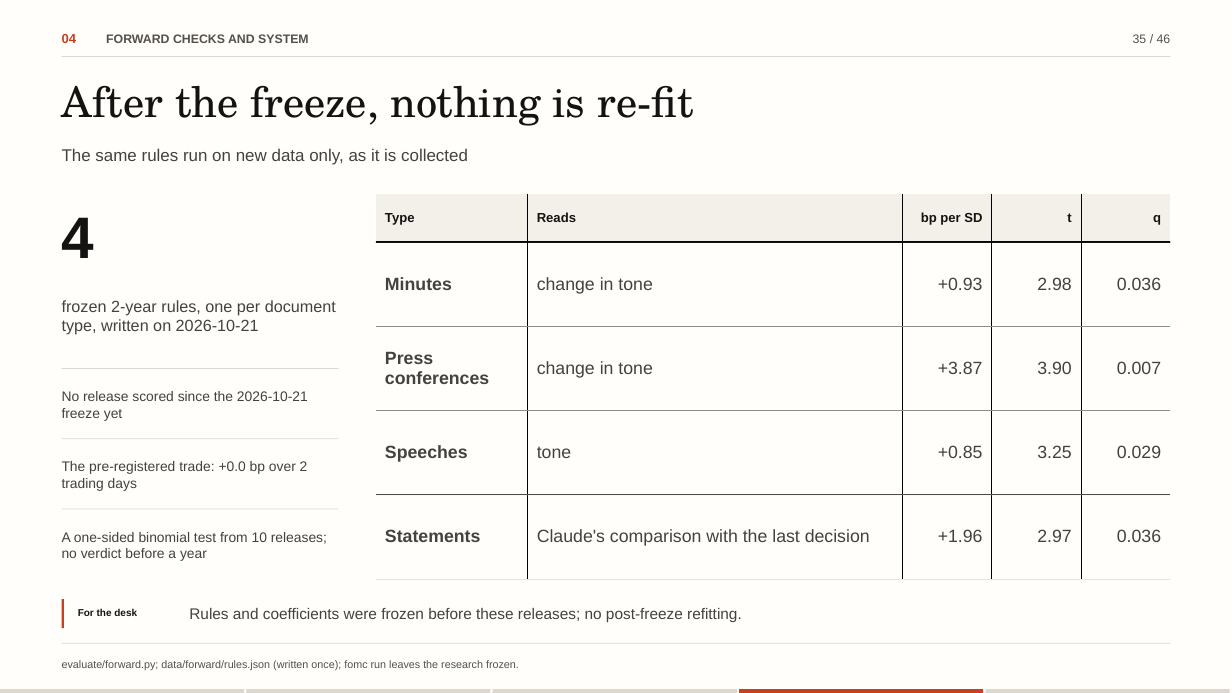
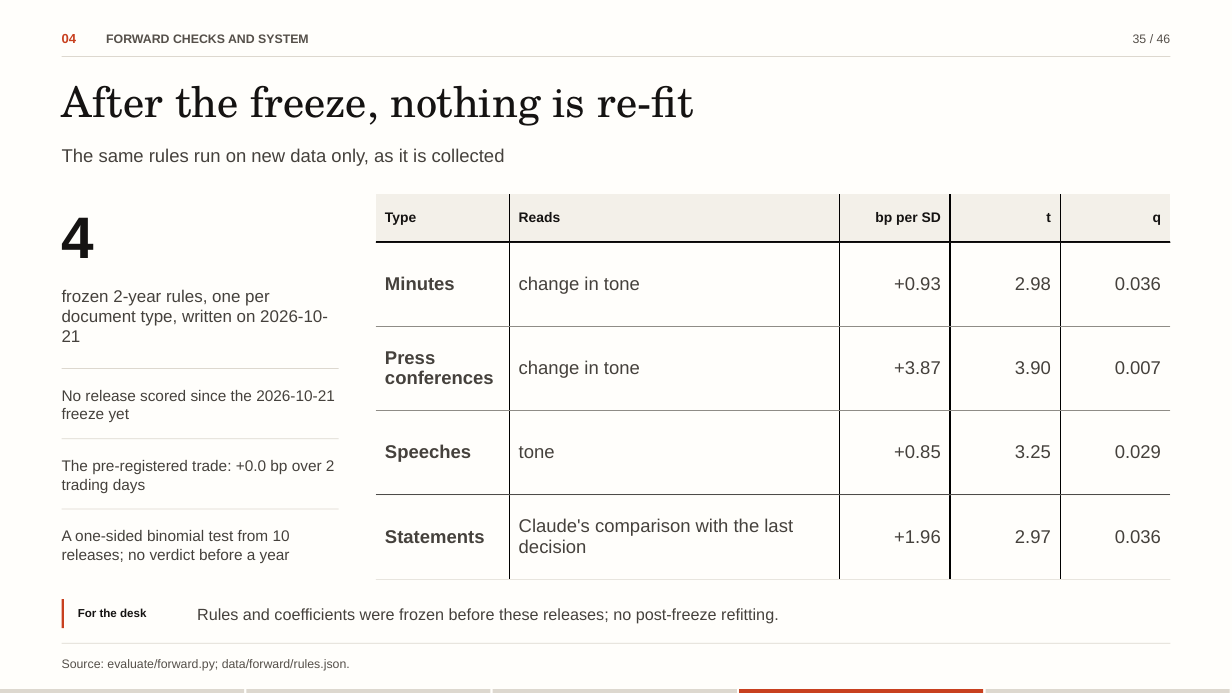
Before and after one commit to flukier1016/fomc-tone-lab, a slide deck: slide 35 of docs/slides/FOMC-Tone-Lab-editable.pptx. Drawn at 1232x693 pixels with LibreOffice and Linux fonts; fonts in the diff are those of the drawing. Boxes give left, top, right and bottom in pixels: in the first picture for what was removed or moved away, otherwise in the second. Text is boxed around its words. In the diff, an @@ line names an element or a change of style, - is before the commit and + after.

Commit message:
Sync with revision 3430cea
The deck now names the public repository on its first and last slides, keeps one-line source footers and a list-style contents page; the write-up is set in the course homework style with references at the end; SUBMISSION.md is a short guide for graders.

```diff
--- a/docs/slides/FOMC-Tone-Lab-editable.pptx
+++ b/docs/slides/FOMC-Tone-Lab-editable.pptx
@@ text "The same rules run on ..." at <box>62,148,505,166</box>: size 13.2 to 14.4 pt @@
@@ table at <box>376,194,1171,579</box> @@
@@ size 10.2 to 10.8 pt in "Type", "Reads", "bp per SD", "t" and 1 more places @@
@@ size 13.8 to 14.4 pt @@
@@ text "frozen 2-year rules, one per ..." at <box>62,289,328,342</box>: size 12.6 to 13.2 pt @@
@@ size 10.8 to 12 pt in 3 elements at <box>62,390,335,422</box>, <box>62,460,335,493</box>, <box>62,530,290,563</box> @@
@@ text "For the desk" at <box>78,608,146,617</box>: size 7.8 to 9 pt @@
@@ text "Rules and coefficients were frozen ...": place and size @@
-text "Rules and coefficients were frozen ..." at <box>189,608,742,622</box>
+text "Rules and coefficients were frozen ..." at <box>197,608,779,624</box>
@@ text "Rules and coefficients were frozen ..." at <box>197,608,779,624</box>: size 12 to 12.6 pt @@
@@ text at <box>62,659,350,671</box>: text changed; size 8.4 to 9.6 pt @@
-evaluate/forward.py; data/forward/rules.json (written once); fomc run leaves the research frozen.
+Source: evaluate/forward.py; data/forward/rules.json.
```
Also in this commit, not shown: 45 other slides changed, 20 other files.
